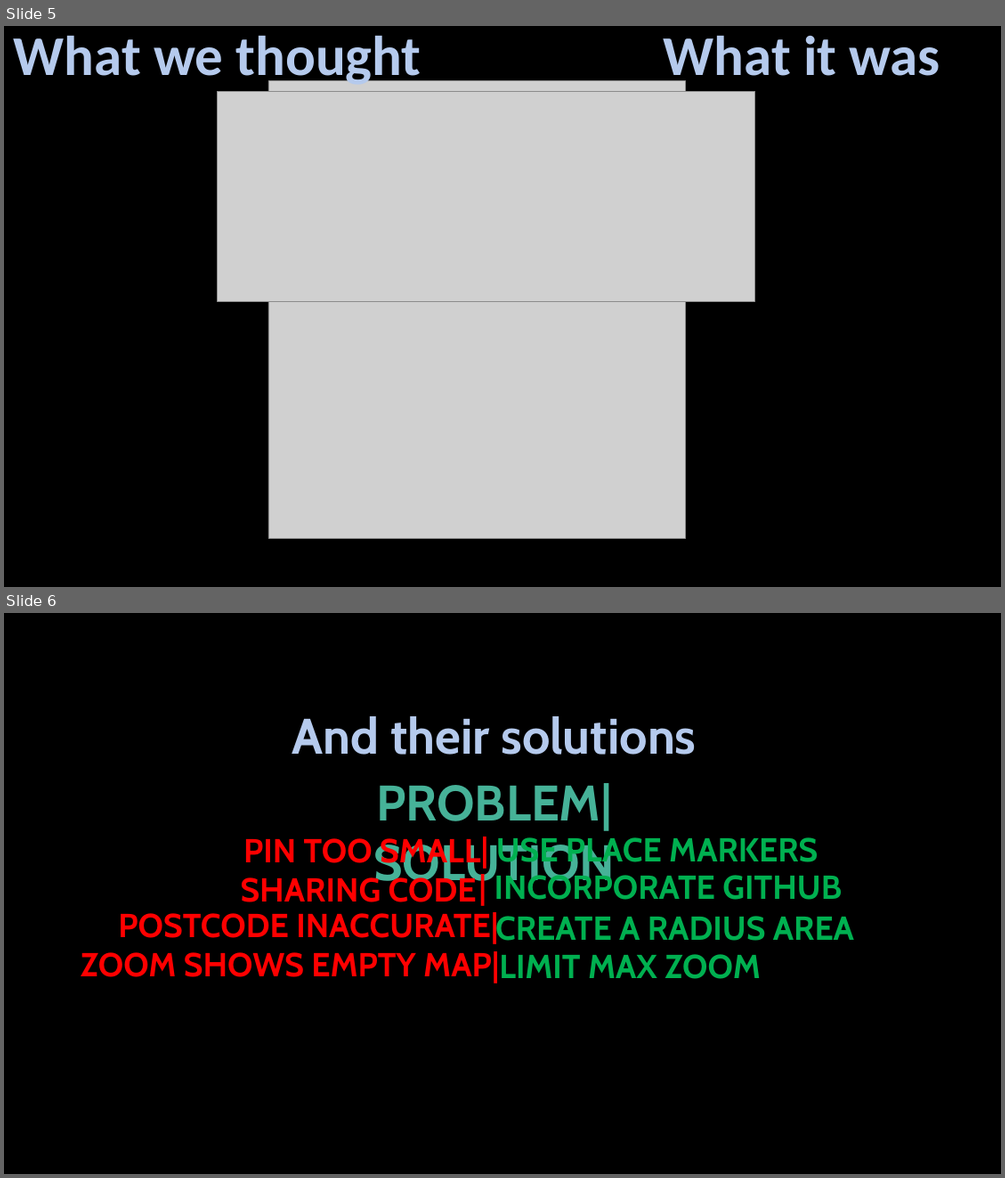
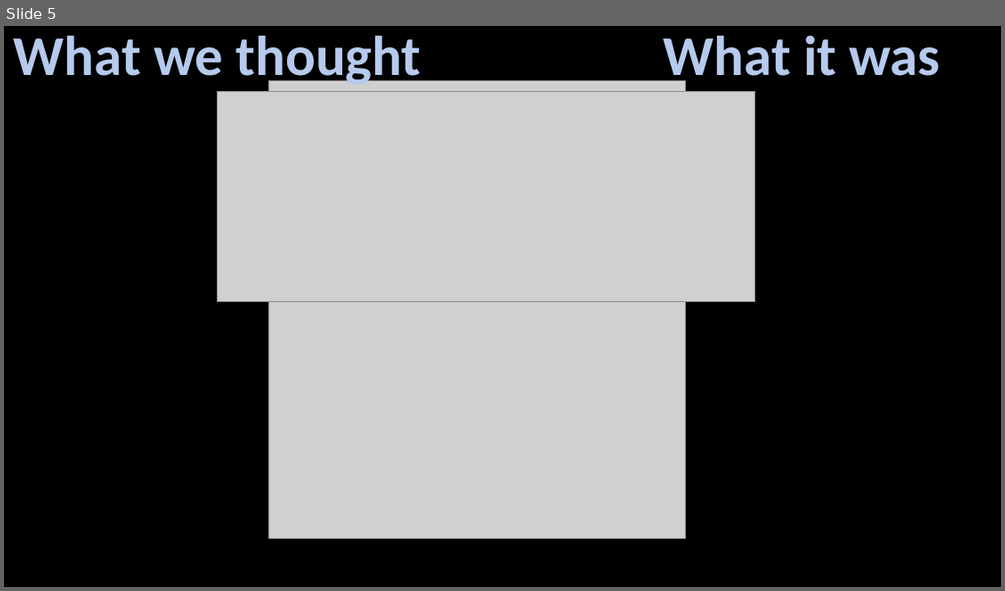
Before and after one commit to playyip/crimelevelsuk, a slide deck: htdox/presentation.pptx. Shown one above the other, each under a label of ours: slides 5 and 6 before the commit, slide 5 after it. The pictures are 1005x1178 and 1005x591 pixels, drawn with LibreOffice and Linux fonts; fonts in the diff are those of the drawing; grey boxes stand for pictures; background and template pictures are left out. Boxes give left, top, right and bottom in pixels: in the first picture for what was removed or moved away, otherwise in the second. Text is boxed around its words. In the diff, an @@ line names an element or a change of style, - is before the commit and + after.

```diff
--- a/htdox/presentation.pptx
+++ b/htdox/presentation.pptx
@@ slide 6 removed at [4,613,1001,1174], background picture (left out) @@
@@ text removed at [262,716,727,728] @@
-PROBLEMS
@@ text removed at [292,716,696,755] @@
-And their solutions
@@ text removed at [373,783,615,891] @@
-PROBLEM|SOLUTION
@@ text removed at [243,836,488,870] @@
-PIN TOO SMALL
@@ text removed at [496,834,817,869] @@
-| USE PLACE MARKERS
@@ text removed at [241,873,477,902] @@
-SHARING CODE
@@ text removed at [494,870,841,900] @@
-| INCORPORATE GITHUB
@@ text removed at [118,912,498,944] @@
-POSTCODE INACCURATE|
@@ text removed at [495,912,854,944] @@
-CREATE A RADIUS AREA
@@ text removed at [81,951,580,983] @@
-ZOOM SHOWS EMPTY MAP|
@@ text removed at [423,951,760,983] @@
-LIMIT MAX ZOOM
```
Also in this commit, not shown: 2 slides changed, 1 other slide removed, 4 other files.
